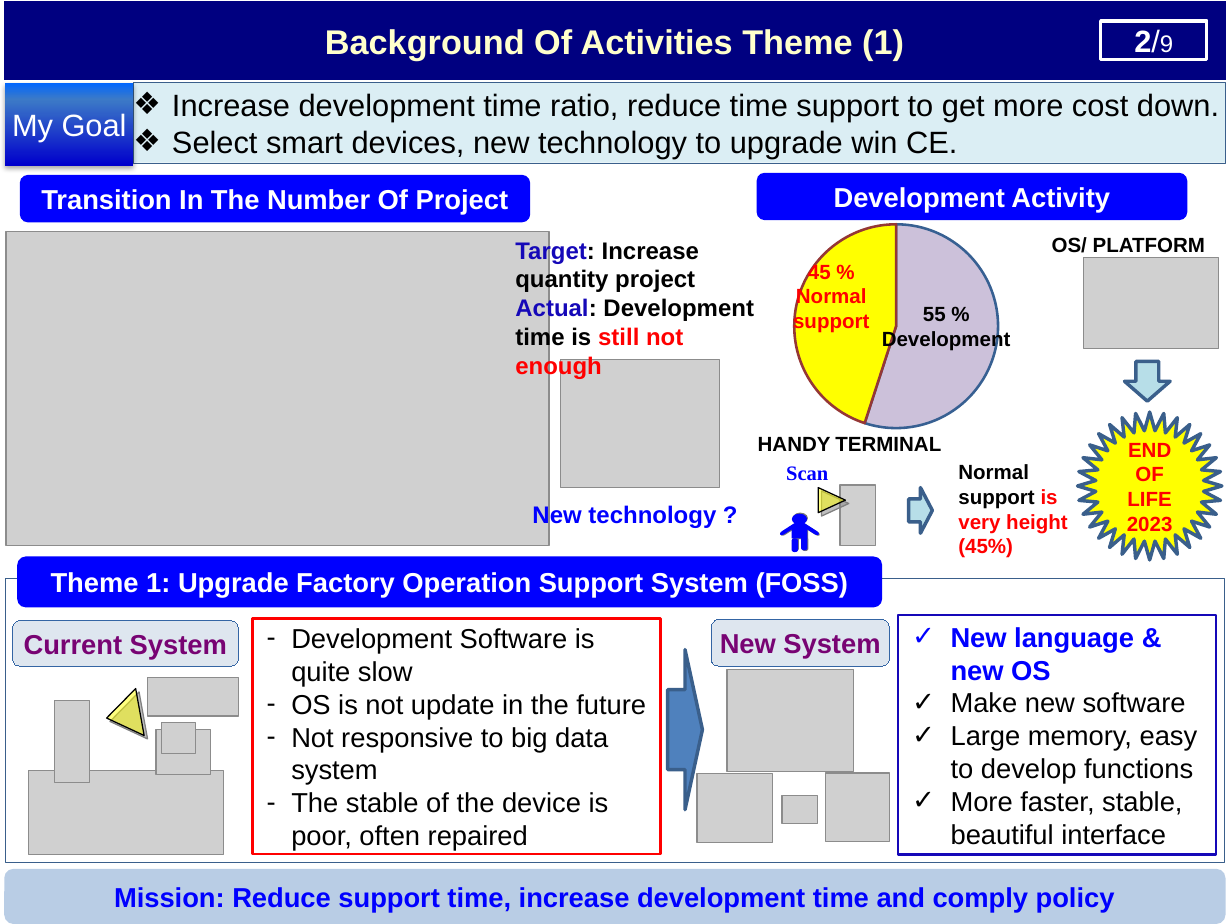
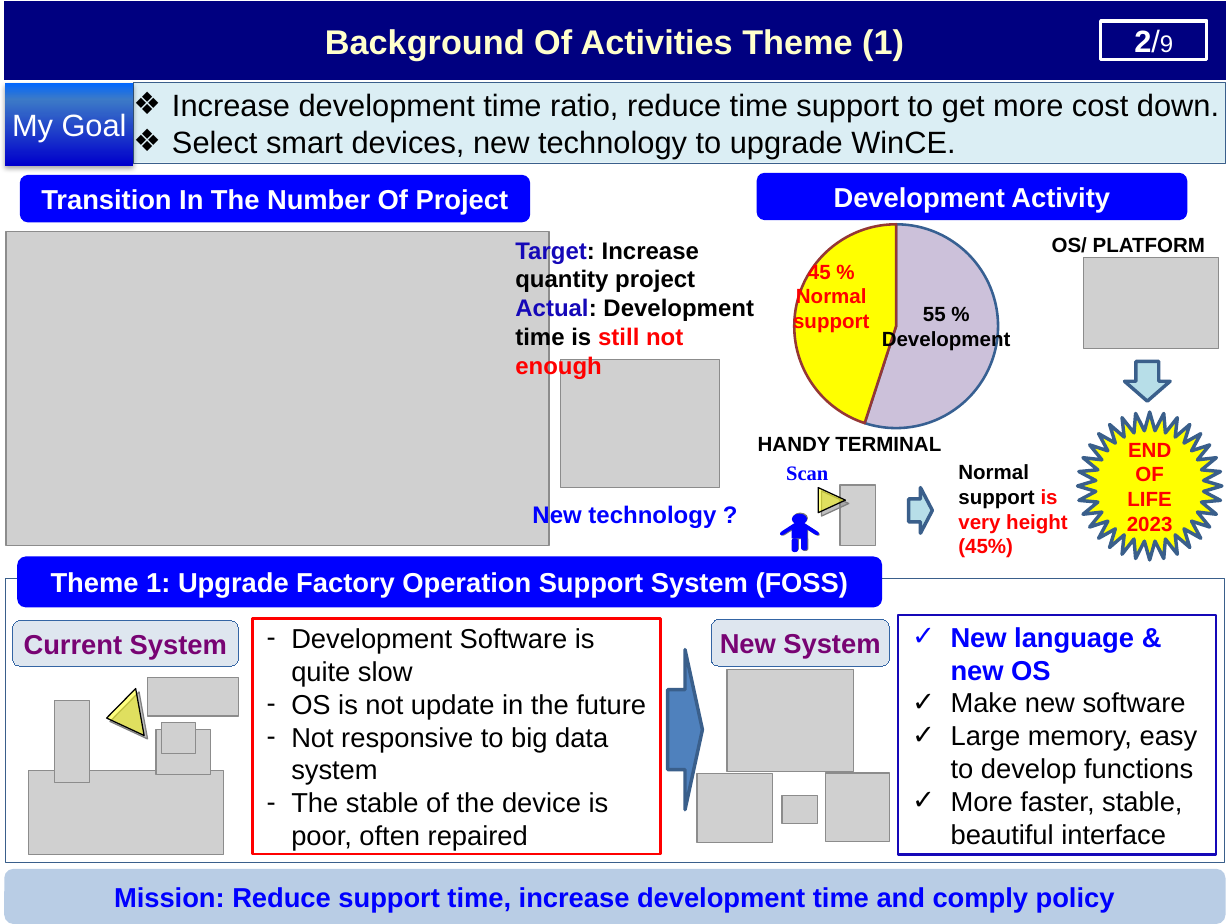
Before and after one commit to thietbicongnghevietnam/ReportPSNV, a slide deck: slide 3 of Report_Nguyen Nhu Minh_V5.pptx. Drawn at 1232x924 pixels with LibreOffice and Linux fonts; fonts in the diff are those of the drawing; grey boxes stand for pictures; background and template pictures are left out. Boxes give left, top, right and bottom in pixels: in the first picture for what was removed or moved away, otherwise in the second. Text is boxed around its words. In the diff, an @@ line names an element or a change of style, - is before the commit and + after.

```diff
--- a/Report_Nguyen Nhu Minh_V5.pptx
+++ b/Report_Nguyen Nhu Minh_V5.pptx
@@ text in rectangle at <box>172,130,955,158</box>: text changed @@
-❖ Select smart devices, new technology to upgrade win CE.
+❖ Select smart devices, new technology to upgrade WinCE.
```
Also in this commit, not shown: 5 other slides changed, 3 other files.
